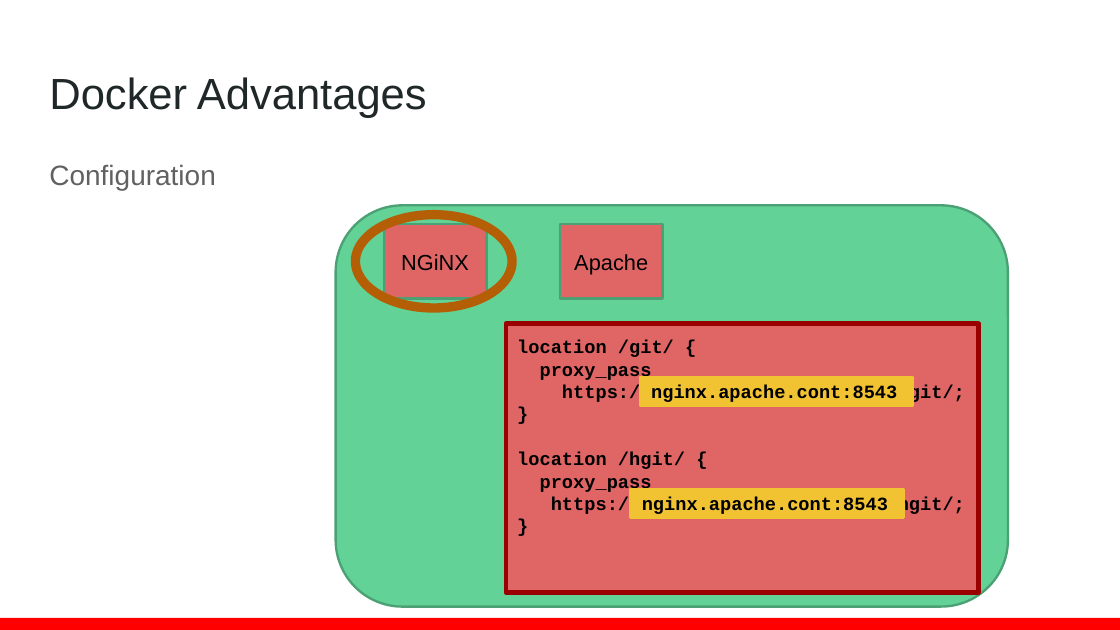
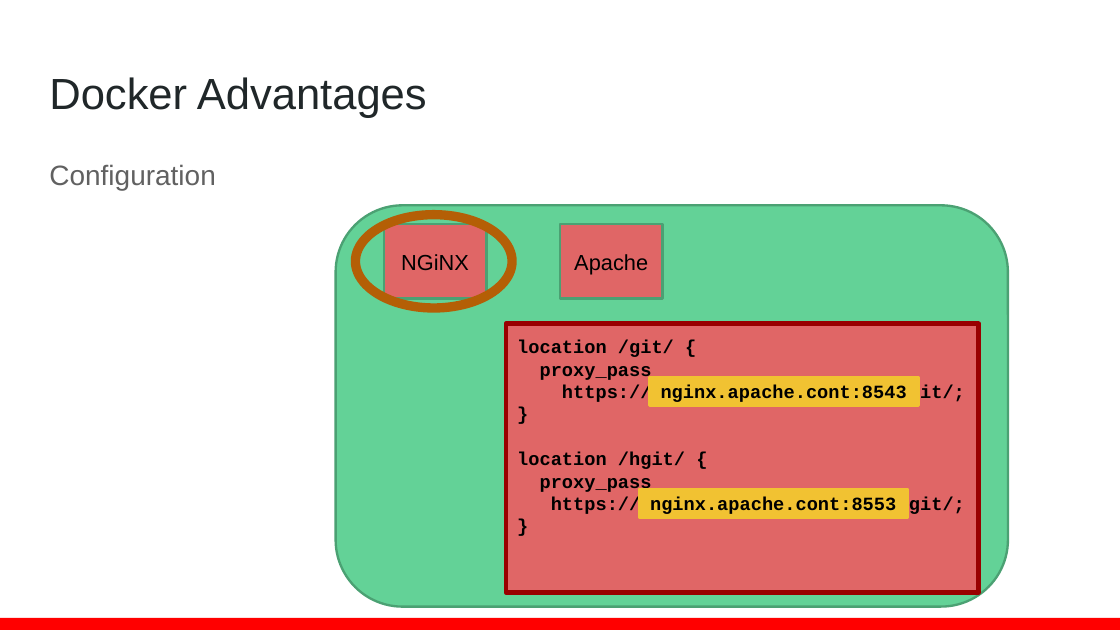
Before and after one commit to VonC/b2d, a slide deck: slide 39 of Docker- Architecture rework case study.pptx. Drawn at 1120x630 pixels with LibreOffice and Linux fonts; fonts in the diff are those of the drawing. Boxes give left, top, right and bottom in pixels: in the first picture for what was removed or moved away, otherwise in the second. Text is boxed around its words. In the diff, an @@ line names an element or a change of style, - is before the commit and + after.

```diff
--- a/Docker- Architecture rework case study.pptx
+++ b/Docker- Architecture rework case study.pptx
@@ rectangle "nginx.apache.cont:8543": place and size @@
-rectangle "nginx.apache.cont:8543" at (640,377,913,407)
+rectangle "nginx.apache.cont:8543" at (650,377,918,407)
@@ text in rectangle at (551,497,965,516): text changed @@
-nginx.apache.cont:8543
+nginx.apache.cont:8553
@@ rectangle "nginx.apache.cont:8553": place and size @@
-rectangle "nginx.apache.cont:8553" at (631,489,904,519)
+rectangle "nginx.apache.cont:8553" at (638,489,907,519)
```
Also in this commit, not shown: 7 other slides changed, 1 other file.
